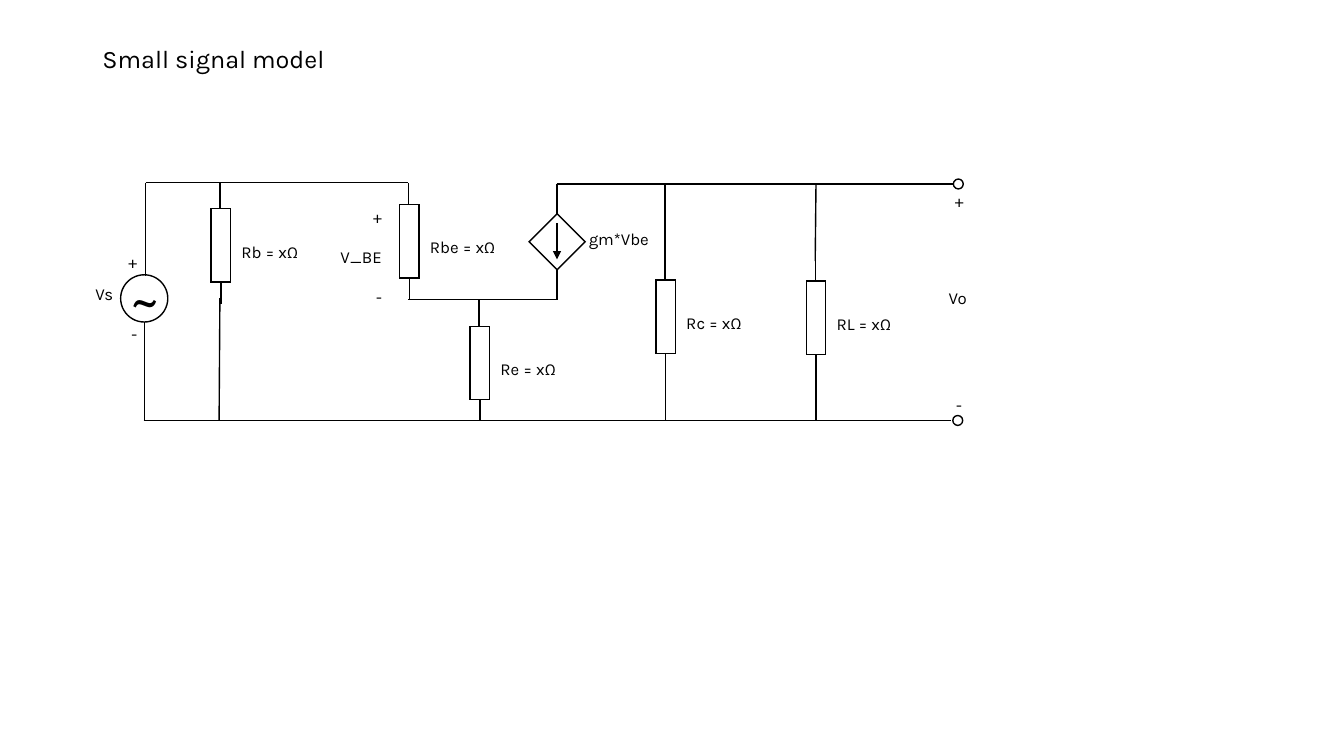
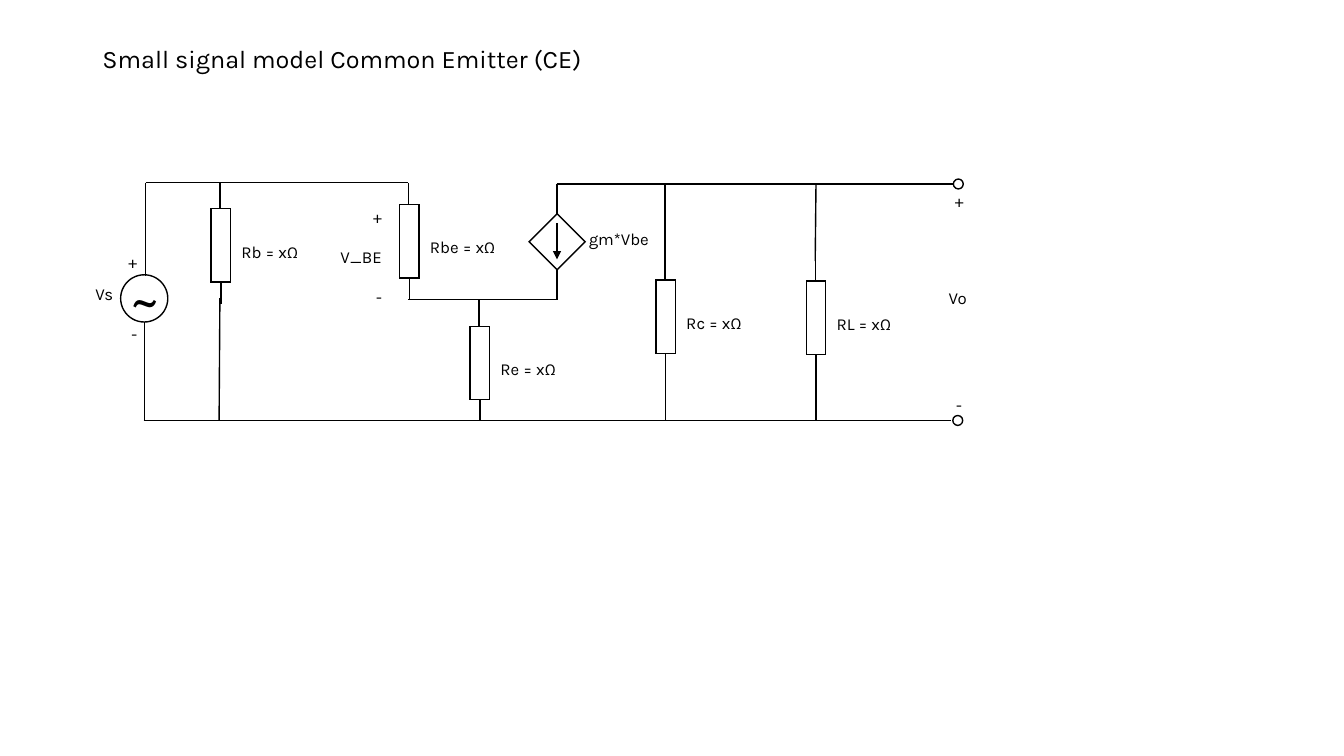
Before and after one commit to MhawnSendes/ESD4-412-Opgaveregning, a slide deck: slide 2 of Analog elektronik/examPrep/BJT/Diagrams_BJT.pptx. Drawn at 1344x756 pixels with LibreOffice and Linux fonts; fonts in the diff are those of the drawing. Boxes give left, top, right and bottom in pixels: in the first picture for what was removed or moved away, otherwise in the second. Text is boxed around its words. In the diff, an @@ line names an element or a change of style, - is before the commit and + after.

Commit message:
Added small signal models for common collector and common base BJT designs

```diff
--- a/Analog elektronik/examPrep/BJT/Diagrams_BJT.pptx
+++ b/Analog elektronik/examPrep/BJT/Diagrams_BJT.pptx
@@ title at [102,50,581,75]: text changed @@
-Small signal model
+Small signal model Common Emitter (CE)
```
Also in this commit, not shown: 2 other slides changed, 2 slides added, 1 slide removed.
